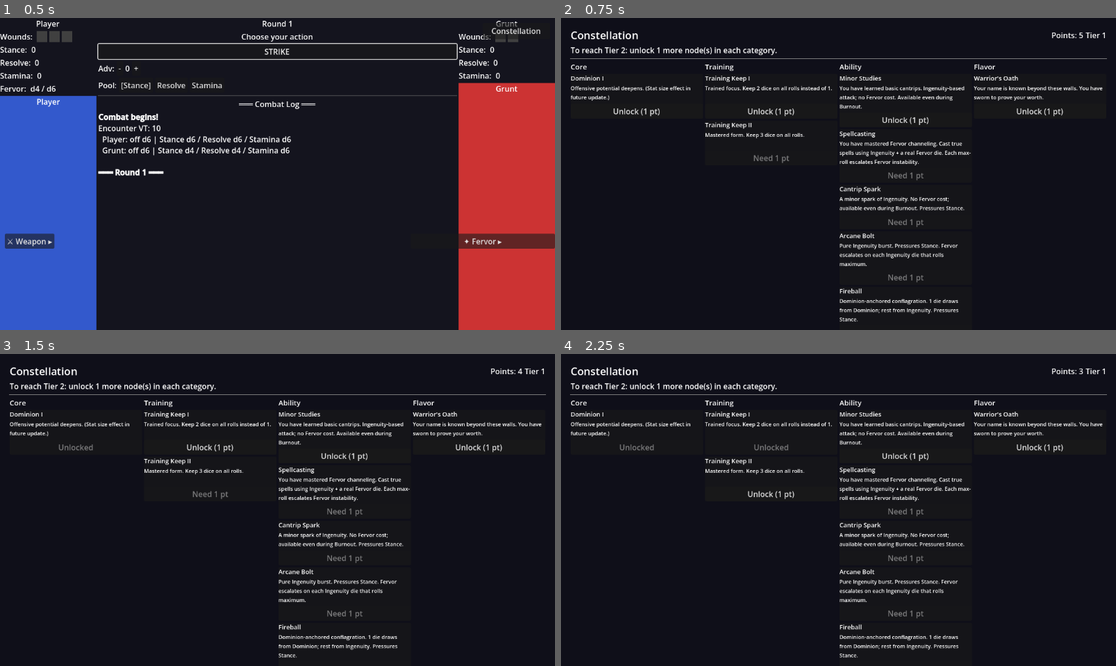
Above: before the commit, frames 1-4 (two rows, left to right).
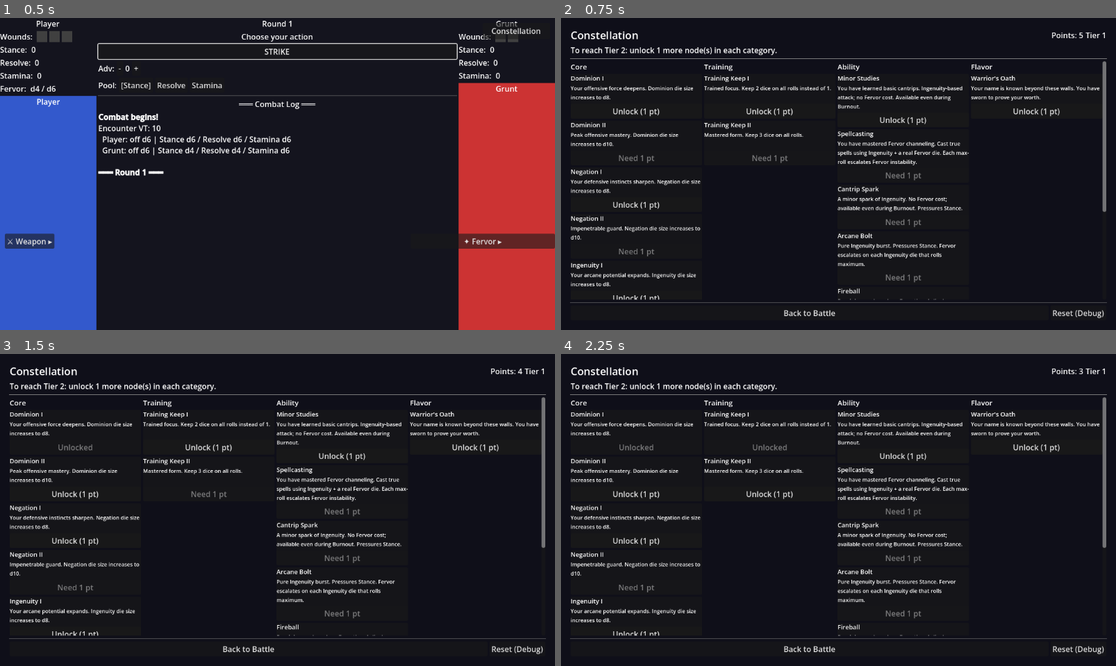
Above: after the commit, the same moments.

Repository: ivano777/kronomania
Game: Godot game, scene res://scenes/battle/BattleScene.tscn
Two runs of this game, one before a commit and one after it. Both use one fixed random seed, a clock stepped at 60 frames per second and the inputs below.
Inputs:
- Up to frame 1 (0.5 s): no input
- Up to frame 2 (0.75 s): click "Constellation" at 0.5 s
- Up to frame 3 (1.5 s): click "Unlock (1 pt)" at 1.25 s
- Up to frame 4 (2.25 s): click "Unlock (1 pt)" at 2 s

Frame 1 is identical in both runs. In frame 2, 6.7% of the frame differs, in the area x 1-99%, y 13-98%; in frame 3, 6.6%; in frame 4, 6.7%.

Commit message:
feat(progression): Group 4.5 Phase A + constellation scroll fix
- NodeData.prerequisite → prerequisites: Array[NodeData] (AND compound prereqs); all .tres migrated
- Author Core stat nodes: Dominion I/II, Negation I/II, Ingenuity I/II (d8/d10 per stat)
- CombatManager._stat_size(state, stat): replaces all direct state.data.*_size reads; Core nodes upgrade base stat size at combat start
- PlayerProgression.can_unlock(): iterates full prerequisites array
- ConstellationScene: wrap node columns in ScrollContainer so all cards are reachable; Back button anchored outside scroll area
- Update project-status, CLAUDE.md, project-index

Co-Authored-By: Claude Sonnet 4.6 <noreply@anthropic.com>

Diff:
--- a/autoloads/CombatManager.gd
+++ b/autoloads/CombatManager.gd
@@ -154,16 +154,16 @@
 		"Encounter VT: %d\n  %s: off d%d | Stance d%d / Resolve d%d / Stamina d%d\n  %s: off d%d | Stance d%d / Resolve d%d / Stamina d%d" % [
 			enemy_data.velocity_threshold,
 			player_data.combatant_name,
-			player_data.dominion_size, player_data.negation_size,
-			player_data.ingenuity_size, player_data.dominion_size,
+			_stat_size(_player, "dominion"), _stat_size(_player, "negation"),
+			_stat_size(_player, "ingenuity"), _stat_size(_player, "dominion"),
 			enemy_data.combatant_name,
-			enemy_data.dominion_size, enemy_data.negation_size,
-			enemy_data.ingenuity_size, enemy_data.dominion_size,
+			_stat_size(_enemy, "dominion"), _stat_size(_enemy, "negation"),
+			_stat_size(_enemy, "ingenuity"), _stat_size(_enemy, "dominion"),
 		]
 	)
 
 	# Emit initial Fervor state so HUD is initialised before round 1.
-	fervor_changed.emit(true, _player.fervor_size, _player.data.ingenuity_size, _player.is_burned_out)
+	fervor_changed.emit(true, _player.fervor_size, _stat_size(_player, "ingenuity"), _player.is_burned_out)
 
 	_begin_round()
 
@@ -206,7 +206,7 @@
 	if _player:
 		_player.fervor_size = new_fervor_size
 		_player.is_burned_out = burned_out
-		fervor_changed.emit(true, _player.fervor_size, _player.data.ingenuity_size, burned_out)
+		fervor_changed.emit(true, _player.fervor_size, _stat_size(_player, "ingenuity"), burned_out)
 
 
 # ── Private — round flow ──────────────────────────────────────────────────────
@@ -241,12 +241,12 @@
 
 	# ── Roll both attack pools ─────────────────────────────────────────────
 	var p_atk := RollEngine.resolve(
-		_effective_tier(_player), _player.data.dominion_size, _training_keep_grade(_player),
+		_effective_tier(_player), _stat_size(_player, "dominion"), _training_keep_grade(_player),
 		_attack_flat(_player),
 		net_advantage + _pool_bonus(_player)
 	)
 	var e_atk := RollEngine.resolve(
-		_effective_tier(_enemy), _enemy.data.dominion_size, _training_keep_grade(_enemy),
+		_effective_tier(_enemy), _stat_size(_enemy, "dominion"), _training_keep_grade(_enemy),
 		_attack_flat(_enemy)
 	)
 
@@ -293,15 +293,15 @@
 func _resolve_round_cantrip(spell: SpellData) -> void:
 	phase_changed.emit("Resolving…")
 	log_message.emit("%s channels %s (Ingenuity d%d, no Fervor)." % [
-		_player.data.combatant_name, spell.spell_name, _player.data.ingenuity_size
+		_player.data.combatant_name, spell.spell_name, _stat_size(_player, "ingenuity")
 	])
 
 	var p_atk := RollEngine.resolve(
-		_effective_tier(_player), _player.data.ingenuity_size, _training_keep_grade(_player),
+		_effective_tier(_player), _stat_size(_player, "ingenuity"), _training_keep_grade(_player),
 		spell.flat_bonus, _pool_bonus(_player)
 	)
 	var e_atk := RollEngine.resolve(
-		_effective_tier(_enemy), _enemy.data.dominion_size, _training_keep_grade(_enemy),
+		_effective_tier(_enemy), _stat_size(_enemy, "dominion"), _training_keep_grade(_enemy),
 		_attack_flat(_enemy)
 	)
 
@@ -342,29 +342,29 @@
 
 	var aspect_stat_size: int = 0
 	if spell.aspect_stat == "dominion":
-		aspect_stat_size = _player.data.dominion_size
+		aspect_stat_size = _stat_size(_player, "dominion")
 	elif spell.aspect_stat == "negation":
-		aspect_stat_size = _player.data.negation_size
+		aspect_stat_size = _stat_size(_player, "negation")
 
 	var aspect_label := ""
 	if spell.aspect_dice > 0 and spell.aspect_stat != "":
 		aspect_label = " [%s d%d × %d + Ingenuity d%d]" % [
 			spell.aspect_stat.capitalize(), aspect_stat_size,
-			spell.aspect_dice, _player.data.ingenuity_size
+			spell.aspect_dice, _stat_size(_player, "ingenuity")
 		]
 	else:
-		aspect_label = " [Ingenuity d%d]" % _player.data.ingenuity_size
+		aspect_label = " [Ingenuity d%d]" % _stat_size(_player, "ingenuity")
 	log_message.emit("%s casts %s%s + Fervor d%d." % [
 		_player.data.combatant_name, spell.spell_name, aspect_label, _player.fervor_size
 	])
 
 	var p_atk := RollEngine.resolve(
-		_effective_tier(_player), _player.data.ingenuity_size, _training_keep_grade(_player),
+		_effective_tier(_player), _stat_size(_player, "ingenuity"), _training_keep_grade(_player),
 		spell.flat_bonus, _pool_bonus(_player), _player.fervor_size,
 		aspect_stat_size, spell.aspect_dice
 	)
 	var e_atk := RollEngine.resolve(
-		_effective_tier(_enemy), _enemy.data.dominion_size, _training_keep_grade(_enemy),
+		_effective_tier(_enemy), _stat_size(_enemy, "dominion"), _training_keep_grade(_enemy),
 		_attack_flat(_enemy)
 	)
 
@@ -511,10 +511,10 @@
 ## Stance = Negation, Resolve = Ingenuity, Stamina = Dominion (defensive expression).
 func _get_pool_size(state: CombatantState, pool: String) -> int:
 	match pool:
-		"stance":  return state.data.negation_size
-		"resolve": return state.data.ingenuity_size
-		"stamina": return state.data.dominion_size
-	return state.data.negation_size
+		"stance":  return _stat_size(state, "negation")
+		"resolve": return _stat_size(state, "ingenuity")
+		"stamina": return _stat_size(state, "dominion")
+	return _stat_size(state, "negation")
 
 
 ## Effective Tier: tier_override if set (player Tier from Constellation), else data.tier,
@@ -541,6 +541,22 @@
 func _pool_bonus(state: CombatantState) -> int:
 	var w: EquipmentData = state.weapon_override if state.weapon_override else state.data.equipped_weapon
 	return w.pool_bonus if w else 0
+
+
+## Returns the effective die size for a stat, upgraded by any unlocked Core nodes.
+## Core nodes with effect_type="stat_size_<stat>" raise the base upward.
+func _stat_size(state: CombatantState, stat: String) -> int:
+	var base: int
+	match stat:
+		"dominion":  base = state.data.dominion_size
+		"negation":  base = state.data.negation_size
+		"ingenuity": base = state.data.ingenuity_size
+		_: base = 6
+	var effect_key := "stat_size_" + stat
+	for node in state.unlocked_nodes:
+		if node.effect_type == effect_key:
+			base = maxi(base, node.effect_value)
+	return base
 
 
 ## Returns the effective keep grade for a combatant: highest Training node value,
@@ -556,7 +572,7 @@
 ## Steps Fervor up by `steps` track positions. Triggers Burnout if new size exceeds
 ## the Ingenuity cap. Fervor is clamped at the cap (rules: magic/fervor.md).
 func _escalate_fervor(state: CombatantState, steps: int) -> void:
-	var cap: int = state.data.ingenuity_size
+	var cap: int = _stat_size(state, "ingenuity")
 	var idx: int = FERVOR_TRACK.find(state.fervor_size)
 	if idx == -1:
 		idx = 0
--- a/autoloads/PlayerProgression.gd
+++ b/autoloads/PlayerProgression.gd
@@ -5,6 +5,11 @@
 
 const ALL_NODES: Array = [
 	preload("res://resources/data/nodes/core_dominion_1.tres"),
+	preload("res://resources/data/nodes/core_dominion_2.tres"),
+	preload("res://resources/data/nodes/core_negation_1.tres"),
+	preload("res://resources/data/nodes/core_negation_2.tres"),
+	preload("res://resources/data/nodes/core_ingenuity_1.tres"),
+	preload("res://resources/data/nodes/core_ingenuity_2.tres"),
 	preload("res://resources/data/nodes/training_keep_1.tres"),
 	preload("res://resources/data/nodes/training_keep_2.tres"),
 	preload("res://resources/data/nodes/ability_minor_studies.tres"),
@@ -27,8 +32,9 @@
 		return false
 	if available_points < node.unlock_cost:
 		return false
-	if node.prerequisite != null and not is_unlocked(node.prerequisite):
-		return false
+	for prereq in node.prerequisites:
+		if not is_unlocked(prereq):
+			return false
 	return true
 
 
--- a/resources/NodeData.gd
+++ b/resources/NodeData.gd
@@ -22,8 +22,8 @@
 ## Point cost to unlock this node.
 @export_range(1, 5) var unlock_cost: int = 1
 
-## Optional prerequisite node that must be unlocked before this one can be purchased.
-@export var prerequisite: NodeData = null
+## All nodes in this array must be unlocked before this node can be purchased (AND logic).
+@export var prerequisites: Array[NodeData] = []
 
 ## For effect_type="spell" nodes: the SpellData granted when this node is unlocked.
 @export var spell: SpellData = null
--- a/resources/data/nodes/ability_arcane_bolt.tres
+++ b/resources/data/nodes/ability_arcane_bolt.tres
@@ -12,5 +12,5 @@
 effect_value = 0
 description = "Pure Ingenuity burst. Pressures Stance. Fervor escalates on each Ingenuity die that rolls maximum."
 unlock_cost = 1
-prerequisite = ExtResource("2_prereq")
+prerequisites = [ExtResource("2_prereq")]
 spell = ExtResource("3_spell")
--- a/resources/data/nodes/ability_cantrip_spark.tres
+++ b/resources/data/nodes/ability_cantrip_spark.tres
@@ -12,5 +12,5 @@
 effect_value = 0
 description = "A minor spark of Ingenuity. No Fervor cost; available even during Burnout. Pressures Stance."
 unlock_cost = 1
-prerequisite = ExtResource("2_prereq")
+prerequisites = [ExtResource("2_prereq")]
 spell = ExtResource("3_spell")
--- a/resources/data/nodes/ability_charm.tres
+++ b/resources/data/nodes/ability_charm.tres
@@ -12,5 +12,5 @@
 effect_value = 0
 description = "Subtle Ingenuity compulsion targeting Resolve. Fervor escalates on each Ingenuity die that rolls maximum."
 unlock_cost = 1
-prerequisite = ExtResource("2_prereq")
+prerequisites = [ExtResource("2_prereq")]
 spell = ExtResource("3_spell")
--- a/resources/data/nodes/ability_fireball.tres
+++ b/resources/data/nodes/ability_fireball.tres
@@ -12,5 +12,5 @@
 effect_value = 0
 description = "Dominion-anchored conflagration. 1 die draws from Dominion; rest from Ingenuity. Pressures Stance."
 unlock_cost = 1
-prerequisite = ExtResource("2_prereq")
+prerequisites = [ExtResource("2_prereq")]
 spell = ExtResource("3_spell")
--- a/resources/data/nodes/ability_spellcasting.tres
+++ b/resources/data/nodes/ability_spellcasting.tres
@@ -11,4 +11,4 @@
 effect_value = 0
 description = "You have mastered Fervor channeling. Cast true spells using Ingenuity + a real Fervor die. Each max-roll escalates Fervor instability."
 unlock_cost = 1
-prerequisite = ExtResource("2_prereq")
+prerequisites = [ExtResource("2_prereq")]
--- a/resources/data/nodes/core_dominion_1.tres
+++ b/resources/data/nodes/core_dominion_1.tres
@@ -8,5 +8,5 @@
 category = "Core"
 effect_type = "stat_size_dominion"
 effect_value = 8
-description = "Offensive potential deepens. (Stat size effect in future update.)"
+description = "Your offensive force deepens. Dominion die size increases to d8."
 unlock_cost = 1
--- /dev/null
+++ b/resources/data/nodes/core_dominion_2.tres
@@ -0,0 +1,14 @@
+[gd_resource type="Resource" script_class="NodeData" format=3 uid="uid://cdom2y708yaw0"]
+
+[ext_resource type="Script" path="res://resources/NodeData.gd" id="1_ndscr"]
+[ext_resource type="Resource" uid="uid://dxf0fvyol0dhj" path="res://resources/data/nodes/core_dominion_1.tres" id="2_prereq"]
+
+[resource]
+script = ExtResource("1_ndscr")
+node_name = "Dominion II"
+category = "Core"
+effect_type = "stat_size_dominion"
+effect_value = 10
+description = "Peak offensive mastery. Dominion die size increases to d10."
+unlock_cost = 1
+prerequisites = [ExtResource("2_prereq")]
--- /dev/null
+++ b/resources/data/nodes/core_ingenuity_1.tres
@@ -0,0 +1,12 @@
+[gd_resource type="Resource" script_class="NodeData" format=3 uid="uid://cing1a0b1c2d3"]
+
+[ext_resource type="Script" path="res://resources/NodeData.gd" id="1_ndscr"]
+
+[resource]
+script = ExtResource("1_ndscr")
+node_name = "Ingenuity I"
+category = "Core"
+effect_type = "stat_size_ingenuity"
+effect_value = 8
+description = "Your arcane potential expands. Ingenuity die size increases to d8."
+unlock_cost = 1
--- /dev/null
+++ b/resources/data/nodes/core_ingenuity_2.tres
@@ -0,0 +1,14 @@
+[gd_resource type="Resource" script_class="NodeData" format=3 uid="uid://cing2e4f5g6h7"]
+
+[ext_resource type="Script" path="res://resources/NodeData.gd" id="1_ndscr"]
+[ext_resource type="Resource" uid="uid://cing1a0b1c2d3" path="res://resources/data/nodes/core_ingenuity_1.tres" id="2_prereq"]
+
+[resource]
+script = ExtResource("1_ndscr")
+node_name = "Ingenuity II"
+category = "Core"
+effect_type = "stat_size_ingenuity"
+effect_value = 10
+description = "Mastered magical instinct. Ingenuity die size increases to d10."
+unlock_cost = 1
+prerequisites = [ExtResource("2_prereq")]
--- /dev/null
+++ b/resources/data/nodes/core_negation_1.tres
@@ -0,0 +1,12 @@
+[gd_resource type="Resource" script_class="NodeData" format=3 uid="uid://cneg1p2q3r4s5"]
+
+[ext_resource type="Script" path="res://resources/NodeData.gd" id="1_ndscr"]
+
+[resource]
+script = ExtResource("1_ndscr")
+node_name = "Negation I"
+category = "Core"
+effect_type = "stat_size_negation"
+effect_value = 8
+description = "Your defensive instincts sharpen. Negation die size increases to d8."
+unlock_cost = 1
--- /dev/null
+++ b/resources/data/nodes/core_negation_2.tres
@@ -0,0 +1,14 @@
+[gd_resource type="Resource" script_class="NodeData" format=3 uid="uid://cneg2t6u7v8xa"]
+
+[ext_resource type="Script" path="res://resources/NodeData.gd" id="1_ndscr"]
+[ext_resource type="Resource" uid="uid://cneg1p2q3r4s5" path="res://resources/data/nodes/core_negation_1.tres" id="2_prereq"]
+
+[resource]
+script = ExtResource("1_ndscr")
+node_name = "Negation II"
+category = "Core"
+effect_type = "stat_size_negation"
+effect_value = 10
+description = "Impenetrable guard. Negation die size increases to d10."
+unlock_cost = 1
+prerequisites = [ExtResource("2_prereq")]
--- a/resources/data/nodes/training_keep_2.tres
+++ b/resources/data/nodes/training_keep_2.tres
@@ -11,4 +11,4 @@
 effect_value = 2
 description = "Mastered form. Keep 3 dice on all rolls."
 unlock_cost = 1
-prerequisite = ExtResource("2_prereq")
+prerequisites = [ExtResource("2_prereq")]
--- a/scenes/constellation/ConstellationScene.gd
+++ b/scenes/constellation/ConstellationScene.gd
@@ -55,10 +55,10 @@
 
 func _get_column(category: String) -> VBoxContainer:
 	match category:
-		"Core":     return $Main/Columns/CoreColumn
-		"Training": return $Main/Columns/TrainingColumn
-		"Ability":  return $Main/Columns/AbilityColumn
-		"Flavor":   return $Main/Columns/FlavorColumn
+		"Core":     return $Main/ColumnsScroll/Columns/CoreColumn
+		"Training": return $Main/ColumnsScroll/Columns/TrainingColumn
+		"Ability":  return $Main/ColumnsScroll/Columns/AbilityColumn
+		"Flavor":   return $Main/ColumnsScroll/Columns/FlavorColumn
 	return null
 
 
--- a/scenes/constellation/ConstellationScene.tscn
+++ b/scenes/constellation/ConstellationScene.tscn
@@ -42,39 +42,48 @@
 
 [node name="Separator" type="HSeparator" parent="Main"]
 
-[node name="Columns" type="HBoxContainer" parent="Main"]
+[node name="ColumnsScroll" type="ScrollContainer" parent="Main"]
 size_flags_vertical = 3
+horizontal_scroll_mode = 0
+
+[node name="Columns" type="HBoxContainer" parent="Main/ColumnsScroll"]
+size_flags_horizontal = 3
+size_flags_vertical = 0
 add_theme_constant_override("separation") = 12
 
-[node name="CoreColumn" type="VBoxContainer" parent="Main/Columns"]
+[node name="CoreColumn" type="VBoxContainer" parent="Main/ColumnsScroll/Columns"]
 size_flags_horizontal = 3
+custom_minimum_size = Vector2(180, 0)
 add_theme_constant_override("separation") = 6
 
-[node name="CoreHeader" type="Label" parent="Main/Columns/CoreColumn"]
+[node name="CoreHeader" type="Label" parent="Main/ColumnsScroll/Columns/CoreColumn"]
 text = "Core"
 theme_override_font_sizes/font_size = 15
 
-[node name="TrainingColumn" type="VBoxContainer" parent="Main/Columns"]
+[node name="TrainingColumn" type="VBoxContainer" parent="Main/ColumnsScroll/Columns"]
 size_flags_horizontal = 3
+custom_minimum_size = Vector2(180, 0)
 add_theme_constant_override("separation") = 6
 
-[node name="TrainingHeader" type="Label" parent="Main/Columns/TrainingColumn"]
+[node name="TrainingHeader" type="Label" parent="Main/ColumnsScroll/Columns/TrainingColumn"]
 text = "Training"
 theme_override_font_sizes/font_size = 15
 
-[node name="AbilityColumn" type="VBoxContainer" parent="Main/Columns"]
+[node name="AbilityColumn" type="VBoxContainer" parent="Main/ColumnsScroll/Columns"]
 size_flags_horizontal = 3
+custom_minimum_size = Vector2(180, 0)
 add_theme_constant_override("separation") = 6
 
-[node name="AbilityHeader" type="Label" parent="Main/Columns/AbilityColumn"]
+[node name="AbilityHeader" type="Label" parent="Main/ColumnsScroll/Columns/AbilityColumn"]
 text = "Ability"
 theme_override_font_sizes/font_size = 15
 
-[node name="FlavorColumn" type="VBoxContainer" parent="Main/Columns"]
+[node name="FlavorColumn" type="VBoxContainer" parent="Main/ColumnsScroll/Columns"]
 size_flags_horizontal = 3
+custom_minimum_size = Vector2(180, 0)
 add_theme_constant_override("separation") = 6
 
-[node name="FlavorHeader" type="Label" parent="Main/Columns/FlavorColumn"]
+[node name="FlavorHeader" type="Label" parent="Main/ColumnsScroll/Columns/FlavorColumn"]
 text = "Flavor"
 theme_override_font_sizes/font_size = 15
 
Not shown, changed: CLAUDE.md
Not shown, changed: docs/project-index.md
Not shown, changed: docs/project-status.md
